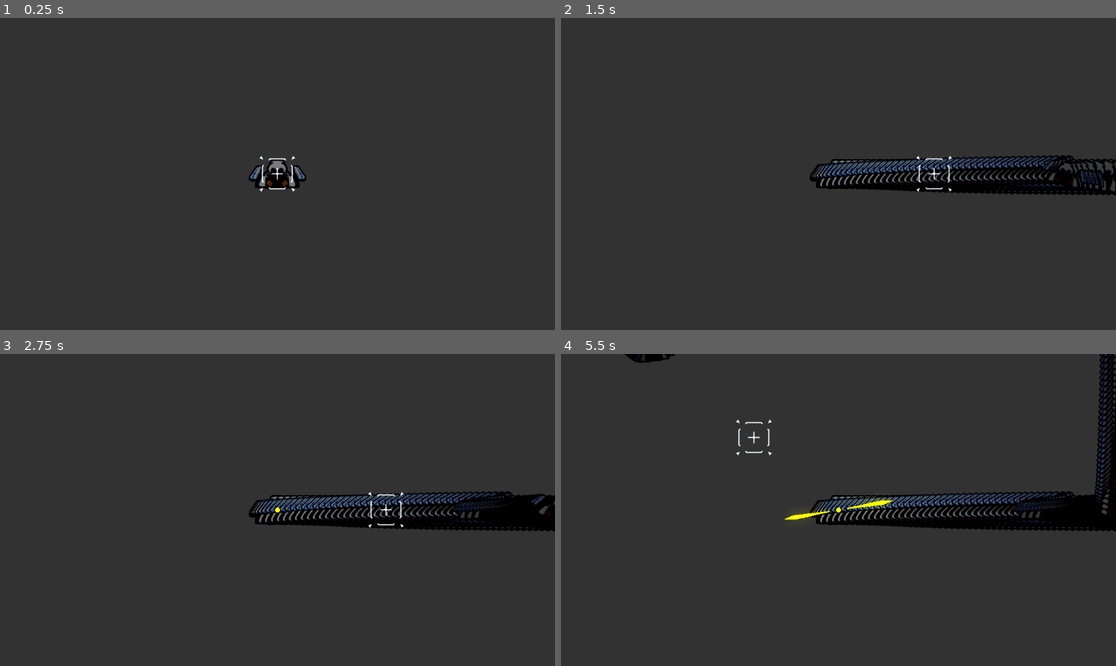
Above: before the commit, frames 1-4 (two rows, left to right).
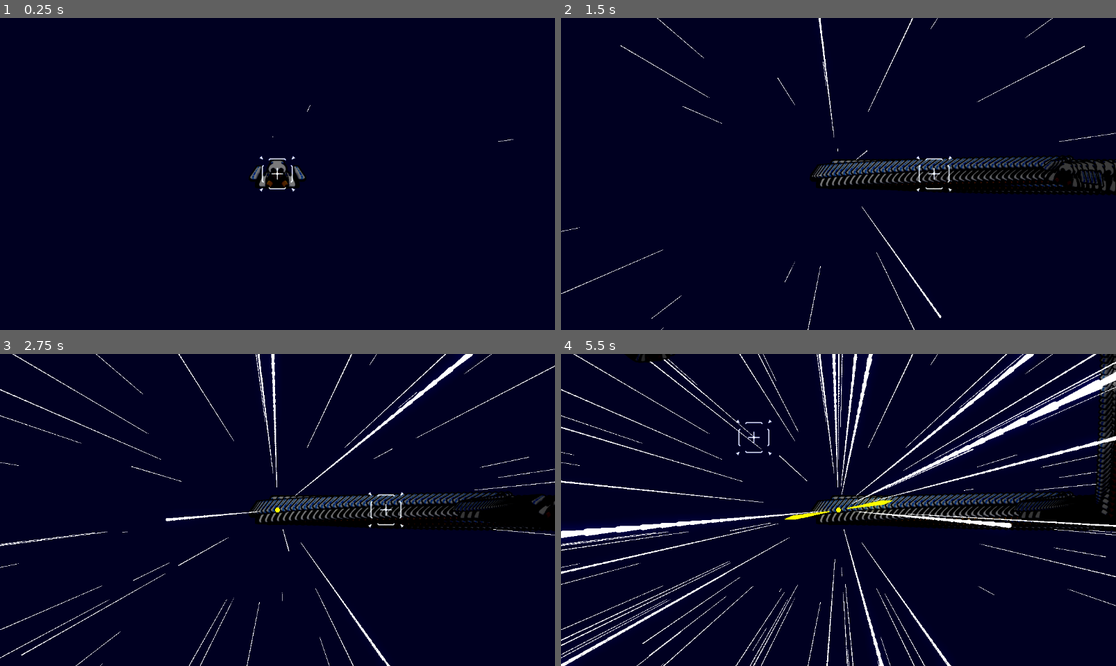
Above: after the commit, the same moments.

Repository: MotiTohu/bool-let
Game: Godot game, scene res://Main.tscn
The game is run twice, just before and just after one commit, with the same random seed, the same clock (stepped at 60 frames per second) and the same inputs.
Inputs:
- Up to frame 1 (0.25 s): no input
- Up to frame 2 (1.5 s): hold D (right) 0.53-1.28 s; tap F (change_shoot_mode) at 0.6 s; hold Shift (back) from 1.28 s (still down); tap Ctrl (front) at 1.35 s
- Up to frame 3 (2.75 s): release Shift (back) at 2.03 s; hold D (right) from 2.03 s (still down); hold Space (shoot) from 2.03 s (still down)
- Up to frame 4 (5.5 s): release D (right) at 2.78 s; release Space (shoot) at 2.78 s; hold W (up) 2.78-3.53 s; tap one key every 0.75 s from 2.85 s: F (change_shoot_mode) Ctrl (front) Space (shoot) F (change_shoot_mode); hold A (left) 3.53-5.03 s; hold Shift (back) from 5.03 s (still down)

The runs differ from the first frame. In frame 1, 99% of the frame differs, in the area x 0-100%, y 0-100%; in frame 2, 94%; in frame 3, 94%; in frame 4, 93%.

Commit message:
[wip] add bg

Diff:
--- a/shooting-3d/Main.tscn
+++ b/shooting-3d/Main.tscn
@@ -1,8 +1,12 @@
-[gd_scene load_steps=7 format=3 uid="uid://cuc8vp65tt001"]
+[gd_scene load_steps=9 format=3 uid="uid://cuc8vp65tt001"]
 
 [ext_resource type="PackedScene" uid="uid://dn0y7naesn817" path="res://scenes/Player.tscn" id="1_rktla"]
+[ext_resource type="Script" path="res://scenes/BG.gd" id="1_yb4l5"]
 [ext_resource type="Texture2D" uid="uid://dc6qjcd2qtnfa" path="res://assets/target.png" id="2_81f3d"]
 [ext_resource type="Script" path="res://scenes/AimUI.gd" id="3_cdyac"]
+
+[sub_resource type="StyleBoxFlat" id="StyleBoxFlat_ou757"]
+bg_color = Color(0.0605065, 0.0516476, 0.255408, 1)
 
 [sub_resource type="ProceduralSkyMaterial" id="ProceduralSkyMaterial_riohe"]
 sky_horizon_color = Color(0.64625, 0.65575, 0.67075, 1)
@@ -30,6 +34,15 @@
 grow_horizontal = 2
 grow_vertical = 2
 
+[node name="Panel" type="Panel" parent="."]
+layout_mode = 1
+anchors_preset = 15
+anchor_right = 1.0
+anchor_bottom = 1.0
+grow_horizontal = 2
+grow_vertical = 2
+theme_override_styles/panel = SubResource("StyleBoxFlat_ou757")
+
 [node name="SubViewportContainer" type="SubViewportContainer" parent="."]
 layout_mode = 1
 anchors_preset = 15
@@ -46,6 +59,13 @@
 render_target_update_mode = 4
 
 [node name="Node3D" type="Node3D" parent="SubViewportContainer/SubViewport"]
+
+[node name="BG" type="Node3D" parent="SubViewportContainer/SubViewport/Node3D"]
+script = ExtResource("1_yb4l5")
+
+[node name="Timer" type="Timer" parent="SubViewportContainer/SubViewport/Node3D/BG"]
+wait_time = 0.05
+autostart = true
 
 [node name="WorldEnvironment" type="WorldEnvironment" parent="SubViewportContainer/SubViewport/Node3D"]
 environment = SubResource("Environment_ui131")
@@ -67,3 +87,5 @@
 scale = Vector2(0.2, 0.2)
 texture = ExtResource("2_81f3d")
 script = ExtResource("3_cdyac")
+
+[connection signal="timeout" from="SubViewportContainer/SubViewport/Node3D/BG/Timer" to="SubViewportContainer/SubViewport/Node3D/BG" method="_on_timer_timeout"]
--- /dev/null
+++ b/shooting-3d/scenes/BG.gd
@@ -0,0 +1,8 @@
+extends Node3D
+const BG_LINE := preload("res://scenes/BGLine.tscn")
+func _on_timer_timeout()->void:
+	var line := BG_LINE.instantiate()
+	var pos := Vector2.from_angle(randf_range(0,2*PI)) * randf_range(5,100)
+	line.position.x = pos.x
+	line.position.y = pos.y
+	add_child(line)
--- /dev/null
+++ b/shooting-3d/scenes/BGLine.tscn
@@ -0,0 +1,19 @@
+[gd_scene load_steps=3 format=3 uid="uid://bffppb1w7au3r"]
+
+[ext_resource type="Script" path="res://scenes/Line.gd" id="1_jwpyj"]
+
+[sub_resource type="StandardMaterial3D" id="StandardMaterial3D_cw6nv"]
+emission_enabled = true
+emission = Color(1, 1, 1, 1)
+
+[node name="Line" type="CSGCylinder3D"]
+transform = Transform3D(1, 0, 0, 0, -4.37114e-08, 1, 0, -1, -4.37114e-08, -1.214, 0, -300)
+radius = 0.1
+height = 8.0
+cone = true
+material = SubResource("StandardMaterial3D_cw6nv")
+script = ExtResource("1_jwpyj")
+
+[node name="VisibleOnScreenNotifier3D" type="VisibleOnScreenNotifier3D" parent="."]
+
+[connection signal="screen_exited" from="VisibleOnScreenNotifier3D" to="." method="_on_visible_on_screen_notifier_3d_screen_exited"]
--- /dev/null
+++ b/shooting-3d/scenes/Line.gd
@@ -0,0 +1,7 @@
+extends CSGCylinder3D
+
+func _process(delta:float)->void:
+	position.z += delta * 200
+
+func _on_visible_on_screen_notifier_3d_screen_exited()->void:
+	queue_free()
